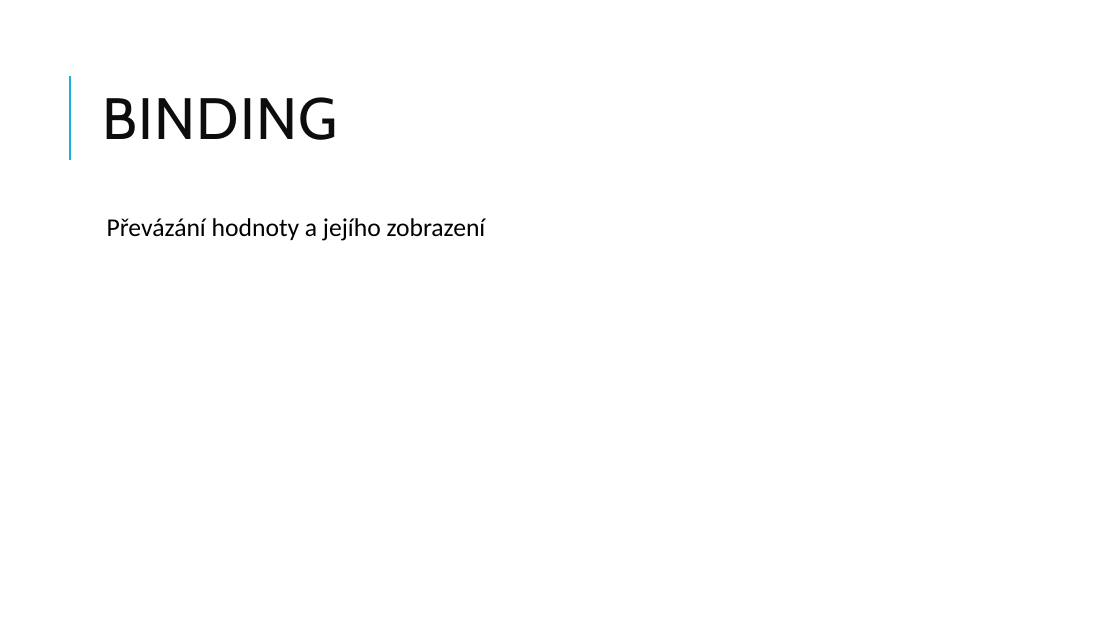
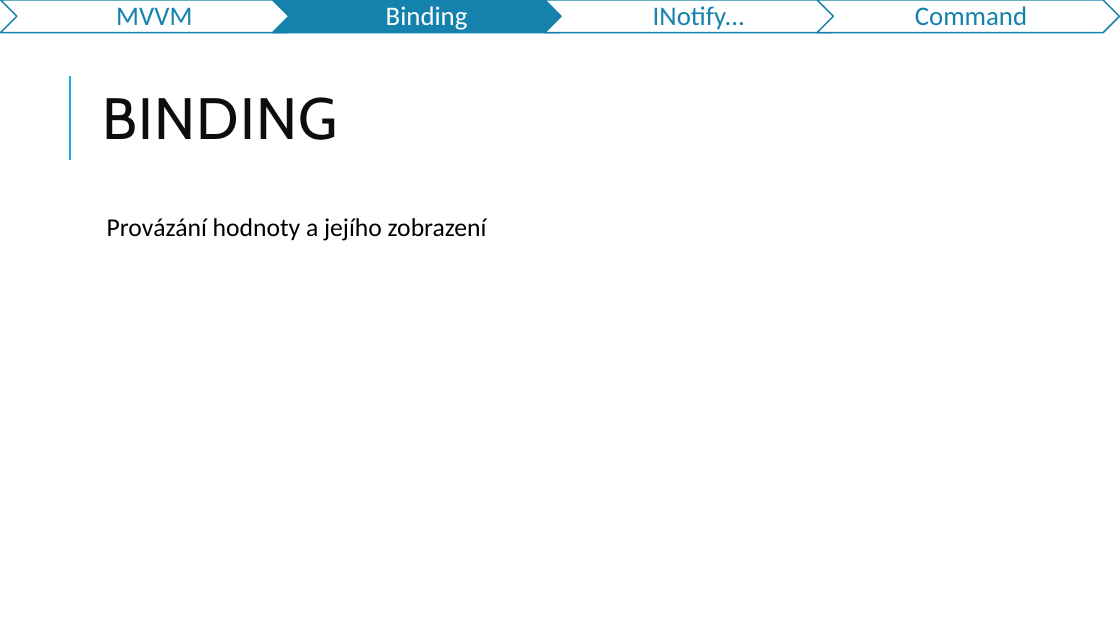
Before and after one commit to jasho/pv239-maui, a slide deck: slide 6 of 03_MVVM/PV239-Xamarin-03_MVVM.pptx (slide 5 before the commit). Drawn at 1120x630 pixels with LibreOffice and Linux fonts; fonts in the diff are those of the drawing. Boxes give left, top, right and bottom in pixels: in the first picture for what was removed or moved away, otherwise in the second. Text is boxed around its words. In the diff, an @@ line names an element or a change of style, - is before the commit and + after.

```diff
--- a/03_MVVM/PV239-Xamarin-03_MVVM.pptx
+++ b/03_MVVM/PV239-Xamarin-03_MVVM.pptx
@@ group added at (x1=1, y1=0, x2=1120, y2=33): 4 chevrons, 4 texts @@
+MVVM
+Binding
+INotify...
+Command
@@ text at (x1=107, y1=218, x2=487, y2=241): text changed @@
-  Převázání hodnoty a jejího zobrazení
+  Provázání hodnoty a jejího zobrazení
```
Also in this commit, not shown: 11 other slides changed, 8 slides added, 2 slides removed, 1 other file.
